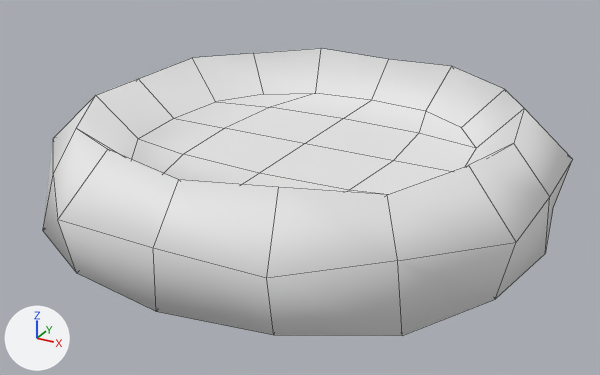
The FBX model Assets/Chest Items/Models/ruff.fbx as it was, and as the next commit left it.
Before and after are seen from a camera (50 mm lens) standing at (2.81, -5.19, 2.26) and looking at (0.02, -0.11, -0.28). Arrows for +X, +Y and +Z are at lower left; the lights stay in place. Mesh edges are drawn as thin lines. Where no turn or scale is listed for an object, it has been applied to the vertices.

The scene before the commit, as lines of its bpy script (objects in view):
```python
me_cube = bpy.data.meshes.new('Cube')
me_cube.from_pydata(...)  # 98 vertices, 96 faces; spans x -1.86..1.86, y -1.86..1.86, z -0.42..0.37
me_cube.materials.append(mat_material)  # white #e7e7e7
ob_cube = bpy.data.objects.new('Cube', me_cube)
ob_cube.location = (0.0, 0.0, 0.0)
```
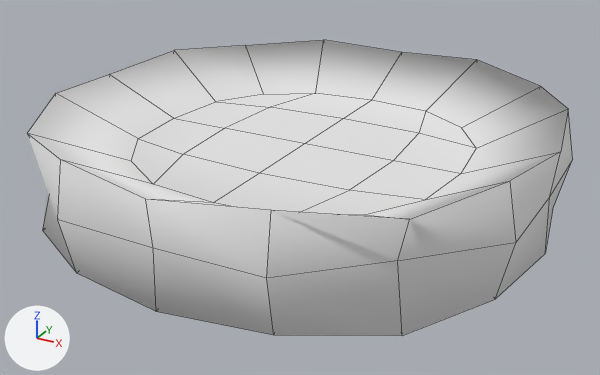
Pixel boxes (x1, y1, x2, y2) of what changed, in the pictures (600 x 375 px; the box of a moved part takes in the faces that stretch with it):
'Cube', reshaped: before (43, 48, 573, 336); after (27, 40, 573, 336)
part 1 of me_cube, moved or reshaped: before (53, 48, 572, 278); after (27, 40, 573, 278)

The change, as a diff of the scene's bpy script:
```diff
--- a/Assets/Chest Items/Models/ruff.fbx.py
+++ b/Assets/Chest Items/Models/ruff.fbx.py
@@ me_cube @@
 me_cube.from_pydata(...)  # 98 vertices, 96 faces; spans x -1.86..1.86, y -1.86..1.86, z -0.42..0.37
 # used by ob_cube; location = (0.0, 0.0, 0.0)
+# me_cube part 1: all 16 vertices in x -1.57..1.57, y -1.57..1.57, z 0.33..0.37 are scaled about their middle by 1.2
 me_cube.materials.append(mat_material)
```
